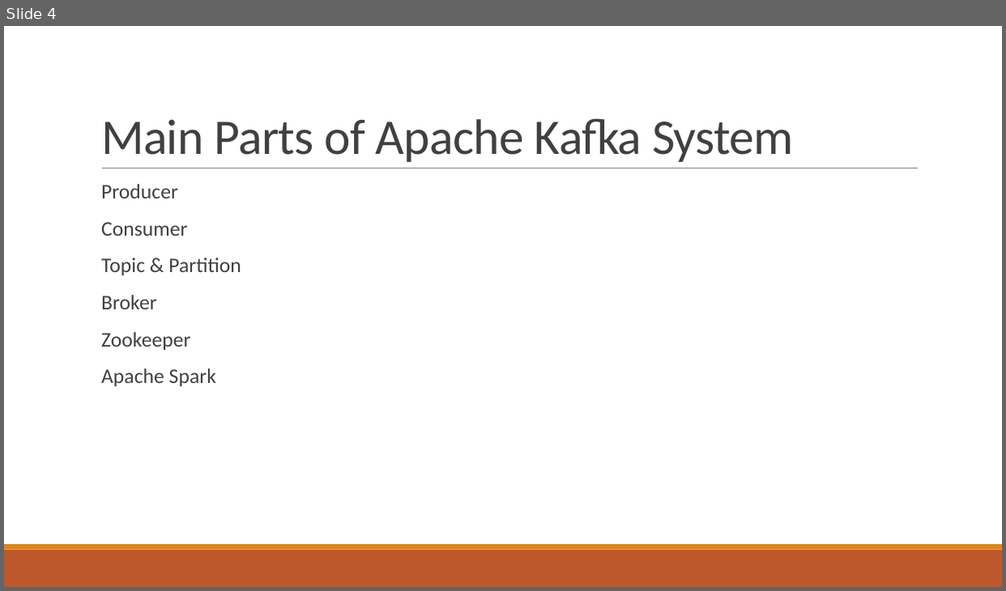
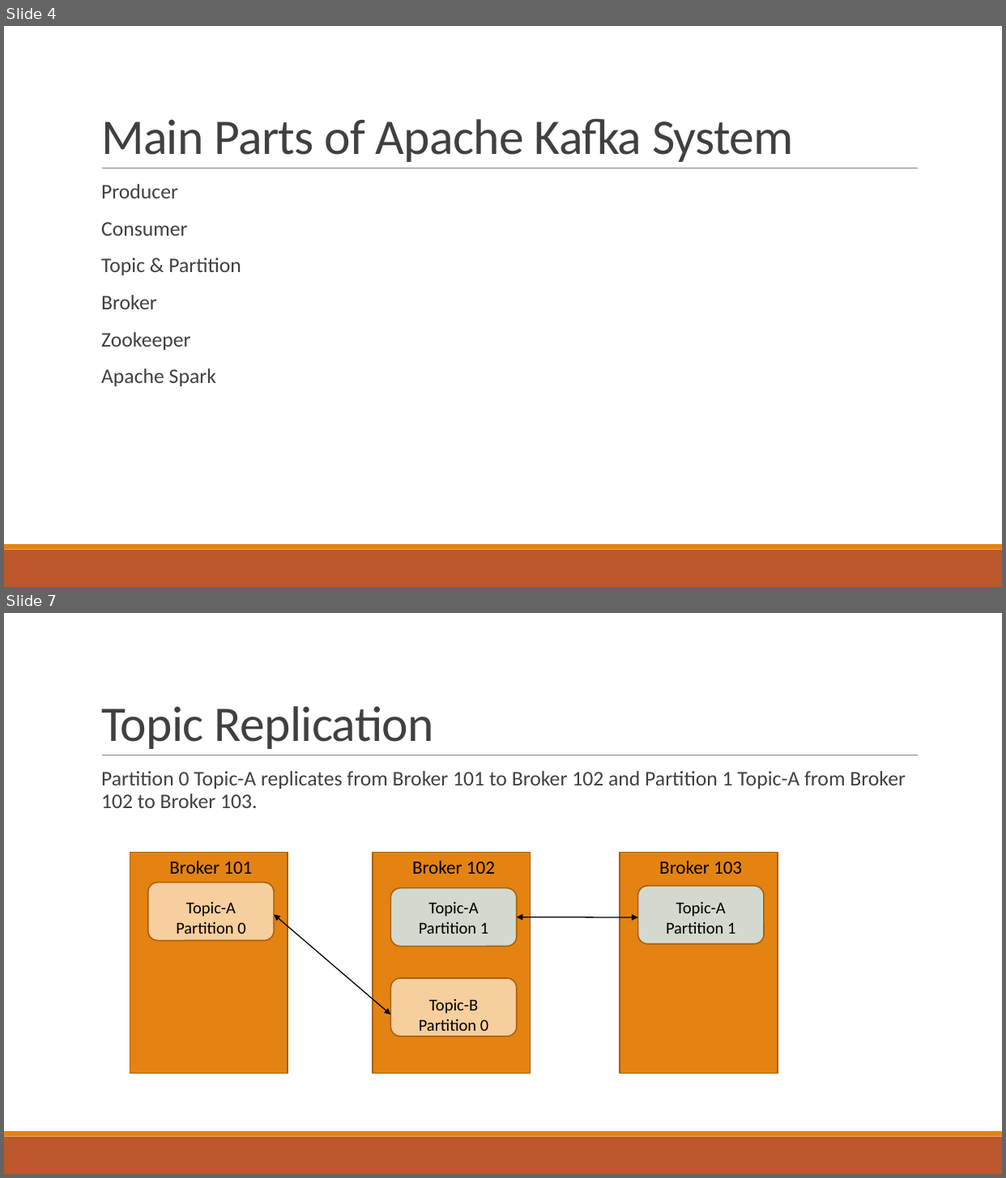
Before and after one commit to Liyenz/DSAID_Data_Engineering_Test, a slide deck: System Design/kafka_system.pptx. Shown one above the other, each under a label of ours: slide 4 before the commit, slides 4 and 7 after it; the slides between them are not shown. The pictures are 1006x591 and 1006x1178 pixels, drawn with LibreOffice and Linux fonts; fonts in the diff are those of the drawing. Boxes give left, top, right and bottom in pixels: in the first picture for what was removed or moved away, otherwise in the second. Text is boxed around its words. In the diff, an @@ line names an element or a change of style, - is before the commit and + after.

```diff
--- a/System Design/kafka_system.pptx
+++ b/System Design/kafka_system.pptx
@@ slide 7 added at box(4, 613, 1002, 1174), background #FFFFFF; not listed: 3 template elements that a slide beside it also shows @@
@@ title added at box(101, 706, 434, 749), 48 pt, text #404040 @@
+Topic Replication
@@ text added at box(101, 771, 906, 808), 20 pt, text #404040 @@
+  Partition 0 Topic-A replicates from Broker 101 to Broker 102 and Partition 1 Topic-A from Broker 102 to Broker 103.
@@ rectangle added at box(130, 853, 288, 1073), fill #E48312, outline #A9610D 1.25 pt @@
@@ rectangle added at box(373, 853, 530, 1073), fill #E48312, outline #A9610D 1.25 pt @@
@@ rectangle added at box(620, 853, 778, 1073), fill #E48312, outline #A9610D 1.25 pt @@
@@ text added at box(169, 861, 252, 874), 18 pt, text #000000 @@
+Broker 101
@@ text added at box(412, 861, 495, 874), 18 pt, text #000000 @@
+Broker 102
@@ text added at box(659, 861, 742, 874), 18 pt, text #000000 @@
+Broker 103
@@ rounded rectangle added at box(147, 883, 274, 941), fill #F7CE9D, outline #A9610D 1.25 pt @@
@@ text added at box(176, 902, 245, 934), 16 pt, text #000000 @@
+Topic-A
+Partition 0
@@ rounded rectangle added at box(391, 888, 517, 947), fill #D4D9CF, outline #A9610D 1.25 pt @@
@@ text added at box(419, 902, 488, 934), 16 pt, text #000000 @@
+Topic-A
+Partition 1
@@ rounded rectangle added at box(638, 886, 764, 944), fill #D4D9CF, outline #A9610D 1.25 pt @@
@@ text added at box(666, 902, 735, 934), 16 pt, text #000000 @@
+Topic-A
+Partition 1
@@ double arrow added from (275, 914) to (391, 1015), #000000 1 pt @@
@@ double arrow added from (517, 918) to (638, 918), #000000 1 pt @@
@@ rounded rectangle added at box(391, 978, 517, 1037), fill #F7CE9D, outline #A9610D 1.25 pt @@
@@ text added at box(419, 999, 488, 1031), 16 pt, text #000000 @@
+Topic-B
+Partition 0
```
Also in this commit, not shown: 2 slides changed, 1 other slide added.
